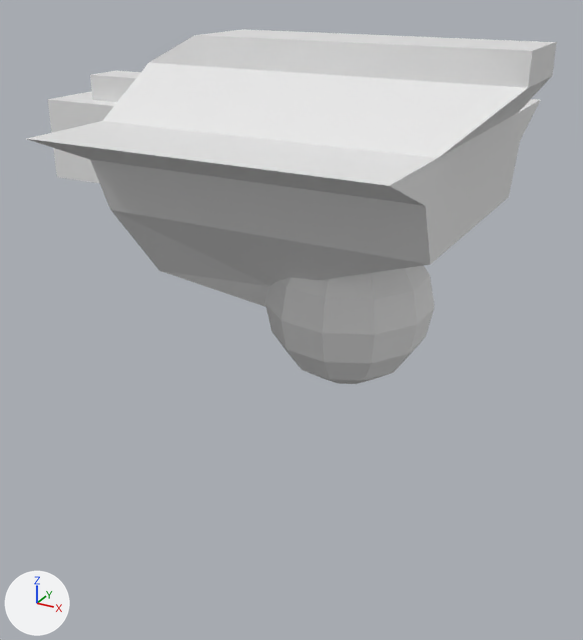
The Blender file Assets/Models and Textures/machineGun.blend: old version first, new version second.
One viewpoint serves both versions: a 50 mm camera at (0.365, -0.804, 0.361) aimed at (-0.075, -0.005, -0.039). Arrows for +X, +Y and +Z are at lower left; the lights stay in place.
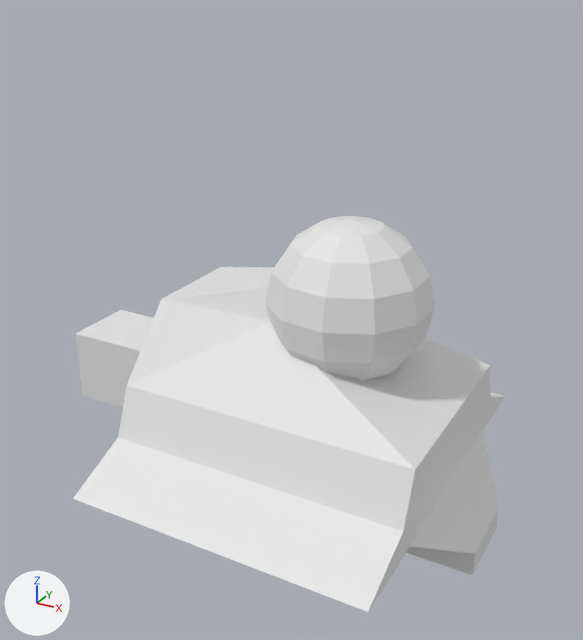
The newer file is also turned or shifted as a whole; pictures and numbers use the older file's frame.

The change in detail:
Mesh me_cube_001_1 is new.
It has 50 vertices, 55 faces and spans x -0.244..0.244, y -0.017..0.292, z -0.191..0.396.
Object 'Cube' (ob_cube) is deleted.
Object 'gun' (ob_gun) is new; it shows me_cube_001_1.
Its location is (0.0, 0.0, 0.0).
Its rotation in degrees is (-90, 0, 90).

Pixel boxes [x1, y1, x2, y2] of what changed, in the pictures (583 x 640 px):
'Cube', deleted: before [27, 29, 557, 307]
'gun', added: after [73, 267, 505, 612]
